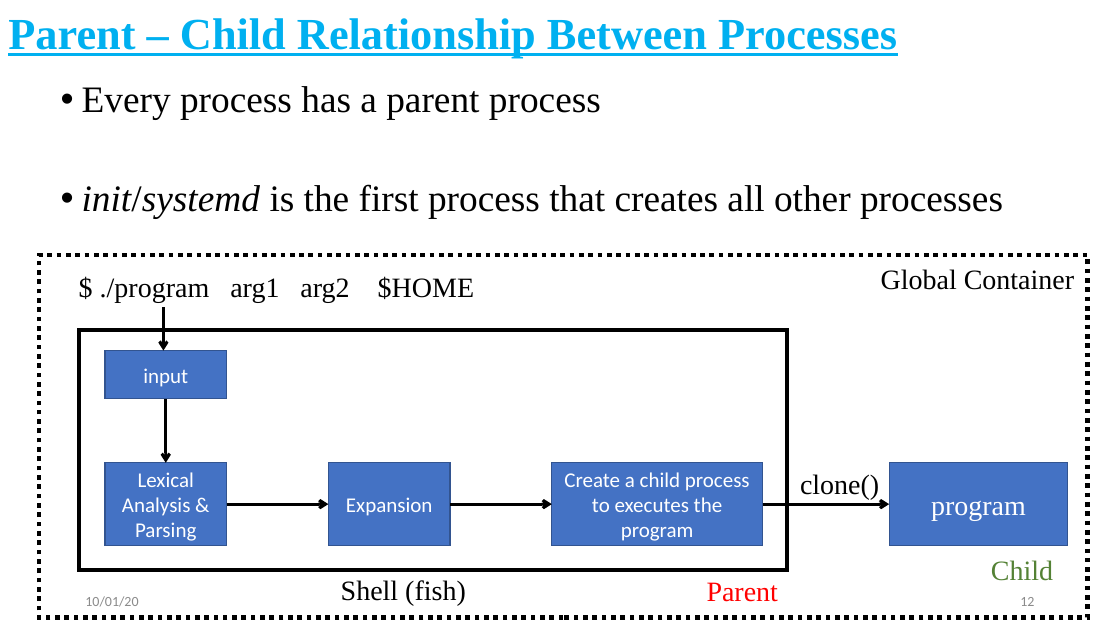
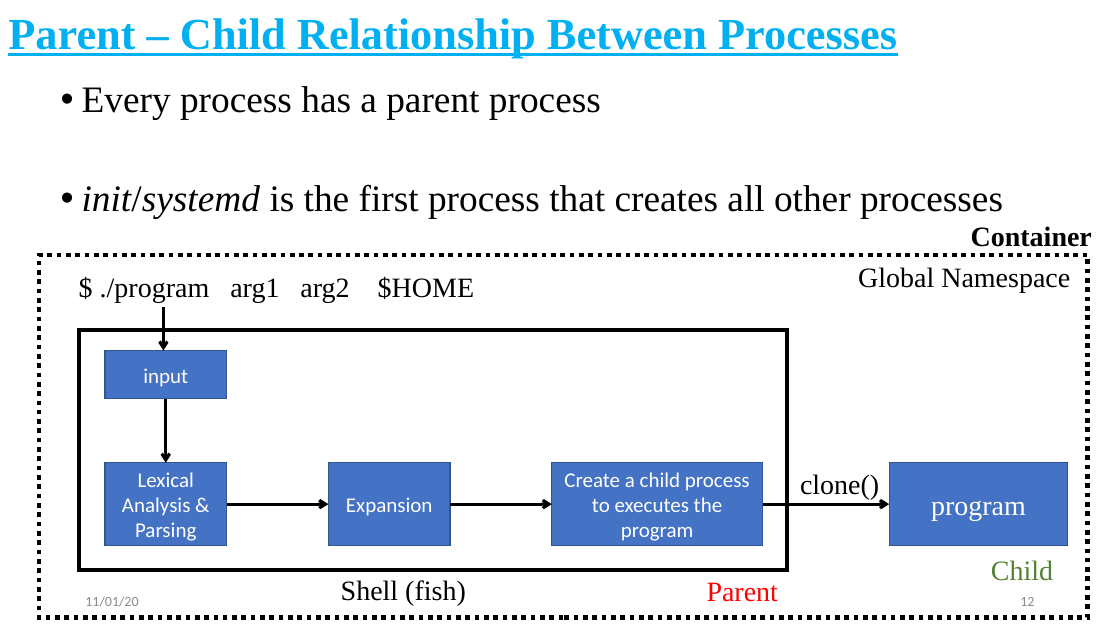
Before and after one commit to cendhu/container-namespaces, a slide deck: slide 12 of slides/containers-namespace-cgroups.pptx. Drawn at 1120x630 pixels with LibreOffice and Linux fonts; fonts in the diff are those of the drawing. Boxes give left, top, right and bottom in pixels: in the first picture for what was removed or moved away, otherwise in the second. Text is boxed around its words. In the diff, an @@ line names an element or a change of style, - is before the commit and + after.

```diff
--- a/slides/containers-namespace-cgroups.pptx
+++ b/slides/containers-namespace-cgroups.pptx
@@ text added at (971,226,1092,247), 24 pt, text #000000, bold @@
+Container
@@ text at (858,267,1070,292): text changed @@
-Global Container
+Global Namespace
@@ text at (85,596,138,607): text changed @@
-10/01/20
+11/01/20
```
Also in this commit, not shown: 24 other slides changed, 1 slide added.
